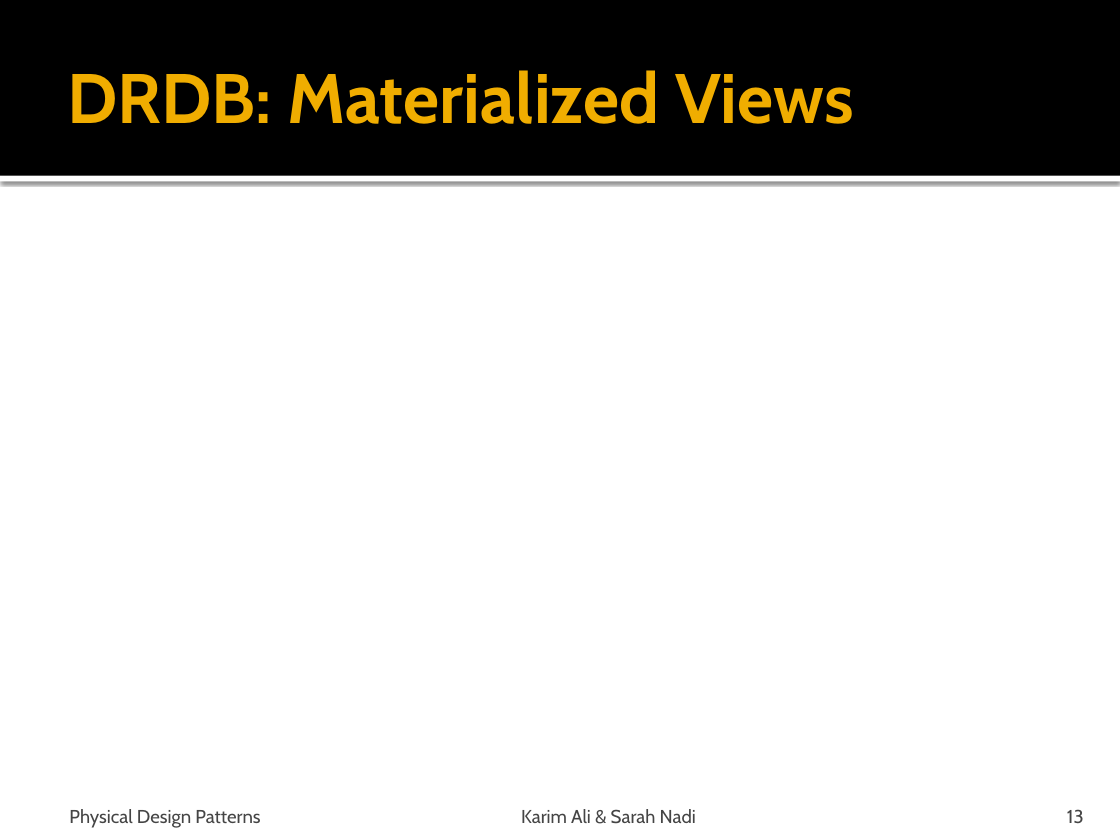
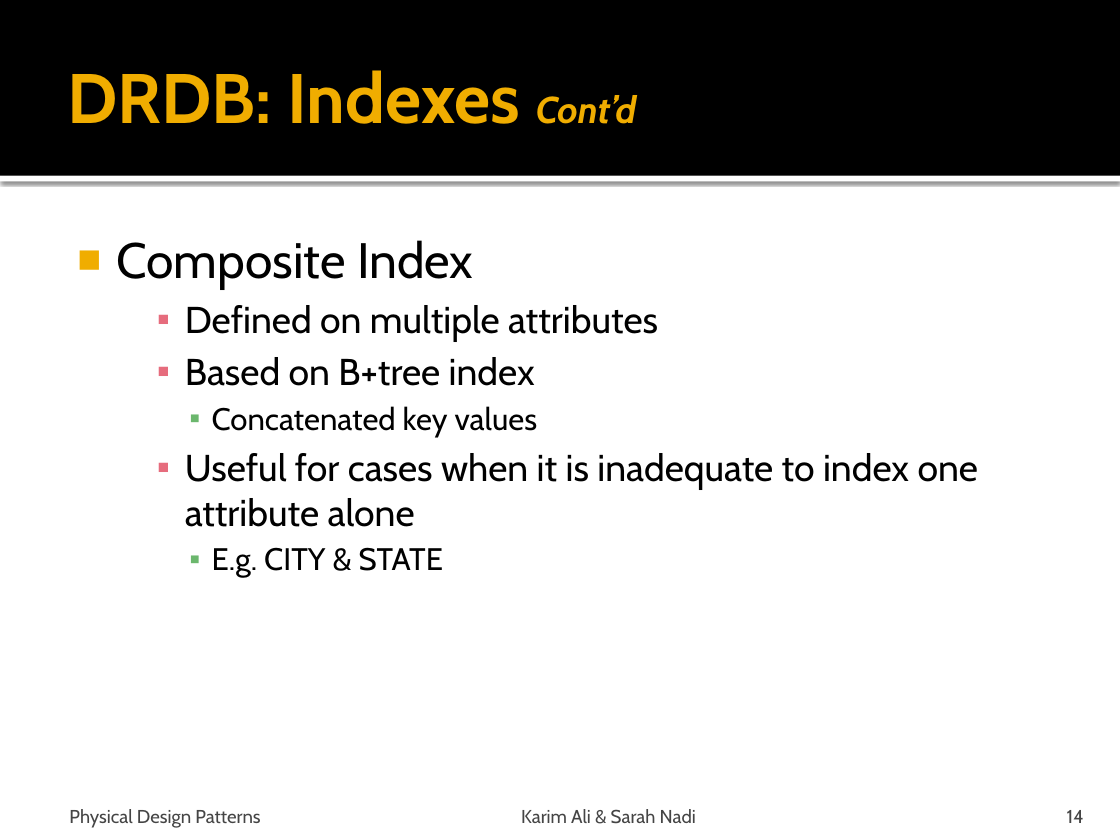
Before and after one commit to snadi/cs848-db, a slide deck: slide 14 of cs848-db/PhysDesignPres.pptx (slide 13 before the commit). Drawn at 1120x840 pixels with LibreOffice and Linux fonts; fonts in the diff are those of the drawing. Boxes give left, top, right and bottom in pixels: in the first picture for what was removed or moved away, otherwise in the second. Text is boxed around its words. In the diff, an @@ line names an element or a change of style, - is before the commit and + after.

```diff
--- a/cs848-db/PhysDesignPres.pptx
+++ b/cs848-db/PhysDesignPres.pptx
@@ title at [67,70,637,124]: text changed @@
-DRDB: Materialized Views
+DRDB: Indexes Cont’d
@@ text added at [116,240,979,578], 24 pt, text #000000 @@
+■ Composite Index
+    ▪ Defined on multiple attributes
+    ▪ Based on B+tree index
+      ▪ Concatenated key values
+    ▪ Useful for cases when it is inadequate to index one attribute alone
+      ▪ E.g. CITY & STATE
@@ page number at [1067,810,1084,823]: text changed @@
-13
+14
```
Also in this commit, not shown: 9 other slides changed, 2 slides removed, 3 other files.
